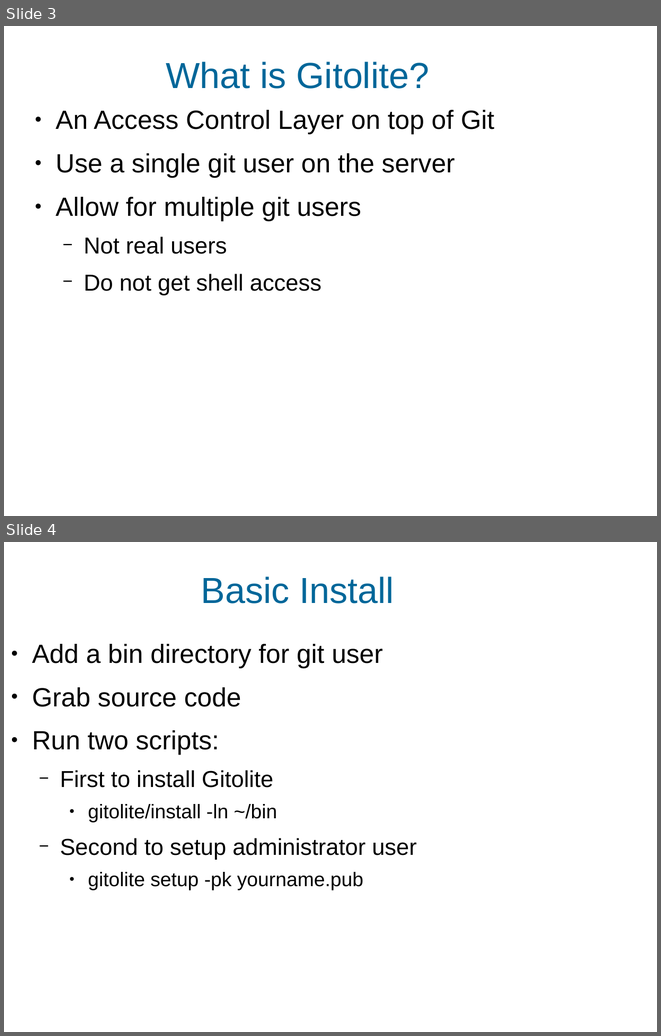
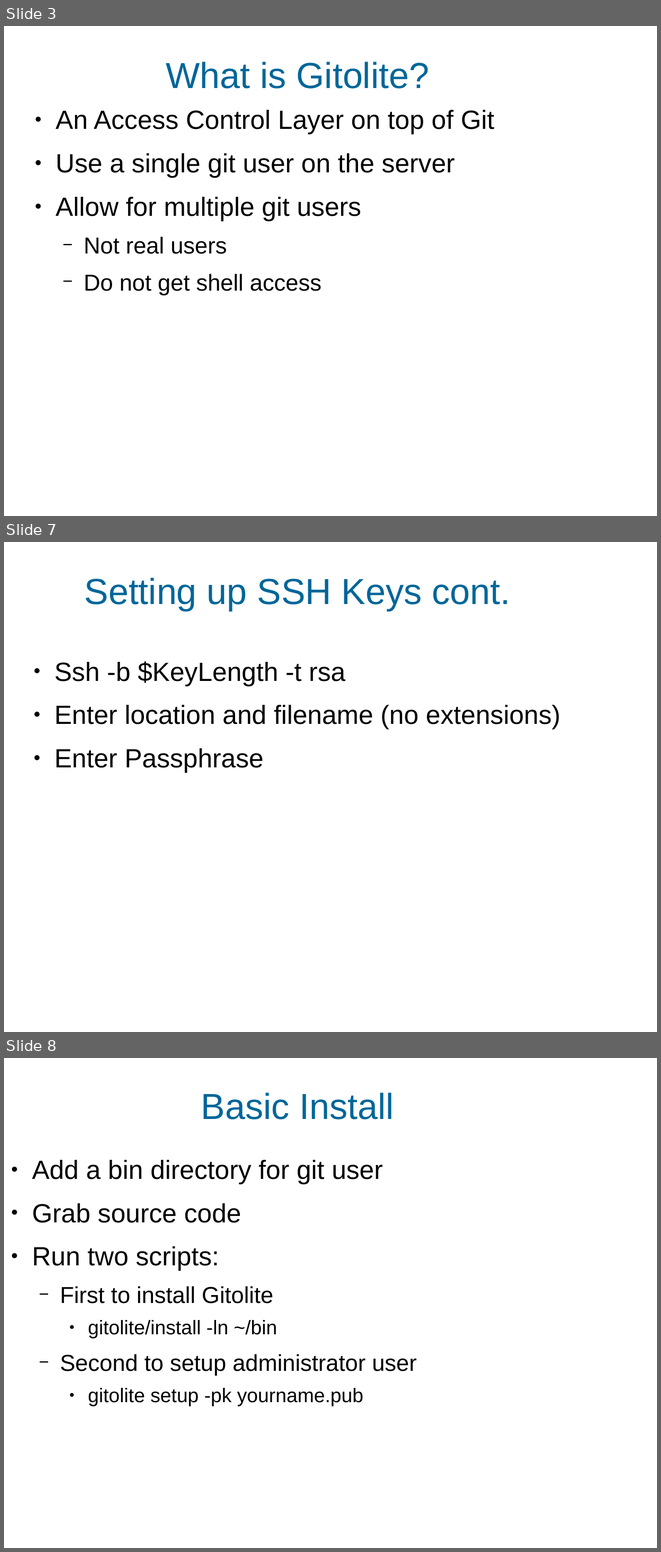
Before and after one commit to daemoneye/Gitolite-talk, a slide deck: gitolite.odp. Shown one above the other, each under a label of ours: slides 3 and 4 before the commit, slides 3, 7 and 8 after it; the slides between them are not shown. The pictures are 661x1036 and 661x1552 pixels, drawn with LibreOffice and Linux fonts; fonts in the diff are those of the drawing; background and template pictures are left out. Boxes give left, top, right and bottom in pixels: in the first picture for what was removed or moved away, otherwise in the second. Text is boxed around its words. In the diff, an @@ line names an element or a change of style, - is before the commit and + after.

```diff
--- a/gitolite.odp
+++ b/gitolite.odp
@@ slide 7 added at box(4, 542, 657, 1032), background #FFFFFF @@
@@ title added at box(85, 578, 511, 611), 44 pt, text #006699 @@
+Setting up SSH Keys cont.
@@ text added at box(54, 661, 560, 772), 32 pt, text #000000 @@
+● Ssh -b $KeyLength -t rsa
+● Enter location and filename (no extensions)
+● Enter Passphrase
@@ what was slide 4 is now slide 8 @@
```
Also in this commit, not shown: 1 slide changed, 3 other slides added.
